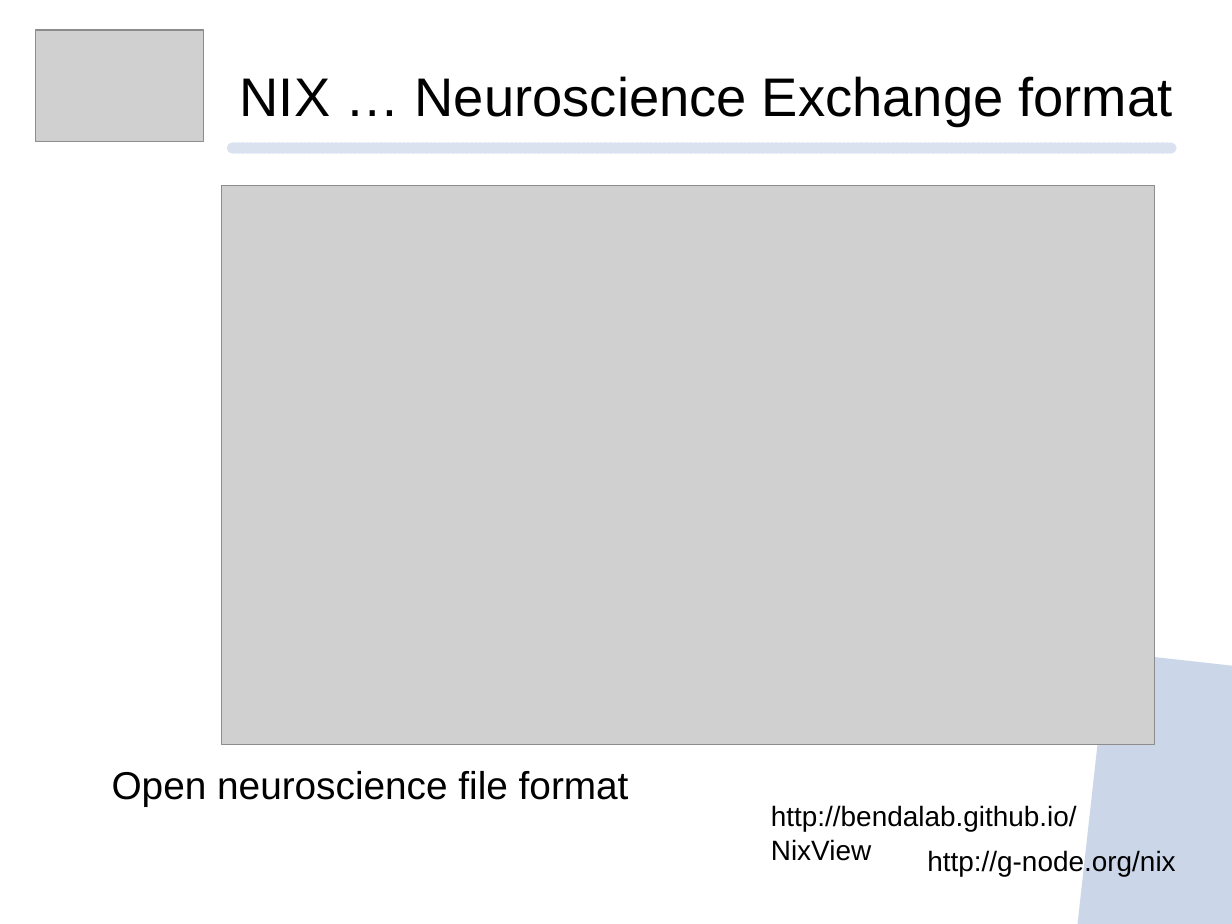
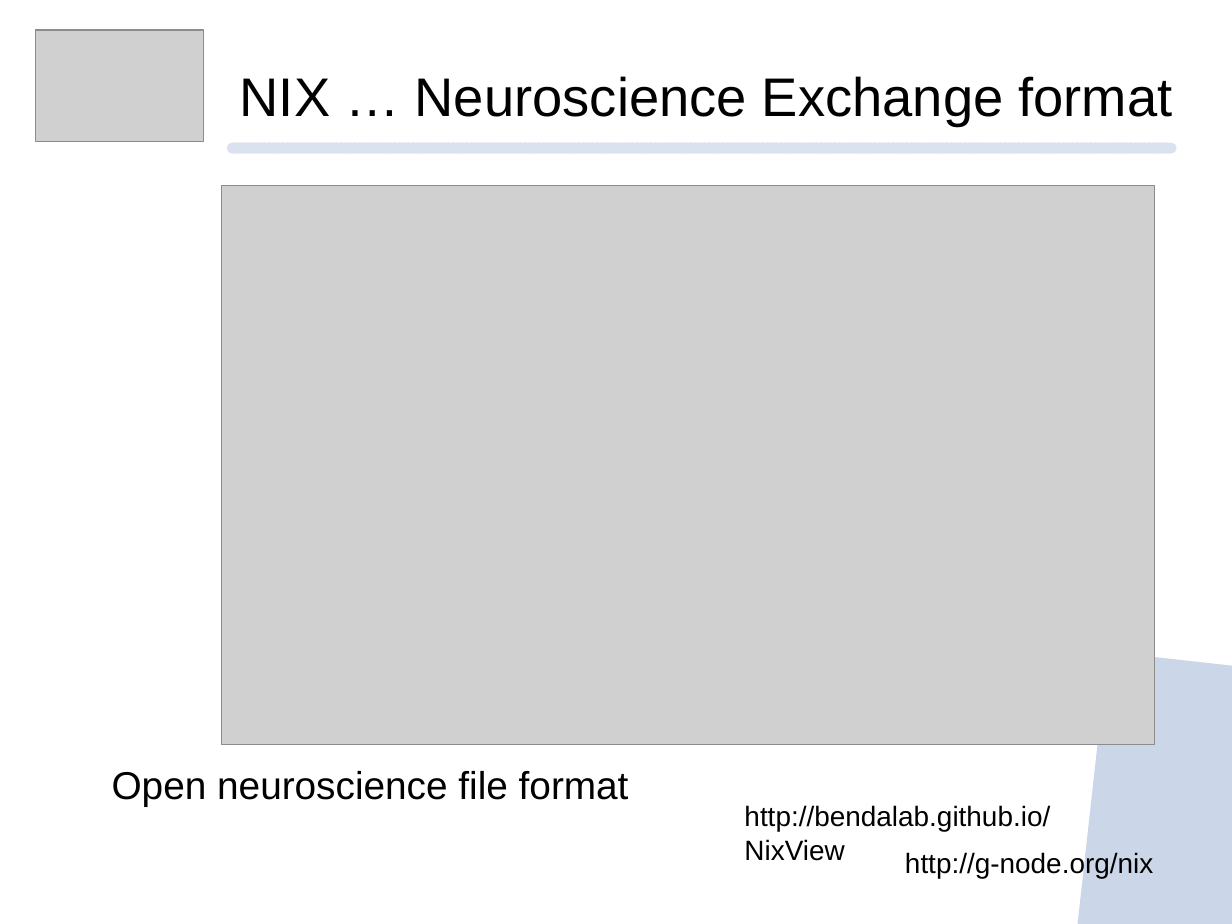
Before and after one commit to mpsonntag/prespost, a slide deck: slide 7 of 202009_BCCN_online/202009_BCCN_Online_conference.odp (slide 6 before the commit). Drawn at 1232x924 pixels with LibreOffice and Linux fonts; fonts in the diff are those of the drawing; grey boxes stand for pictures; background and template pictures are left out. Boxes give left, top, right and bottom in pixels: in the first picture for what was removed or moved away, otherwise in the second. Text is boxed around its words. In the diff, an @@ line names an element or a change of style, - is before the commit and + after.

```diff
--- a/202009_BCCN_online/202009_BCCN_Online_conference.odp
+++ b/202009_BCCN_online/202009_BCCN_Online_conference.odp
@@ text "http://bendalab.github.io/NixView": place and size @@
-text "http://bendalab.github.io/NixView" at [771,805,1077,861]
+text "http://bendalab.github.io/NixView" at [744,805,1050,861]
@@ text "http://g-node.org/nix": place and size @@
-text "http://g-node.org/nix" at [927,849,1175,876]
+text "http://g-node.org/nix" at [905,852,1153,879]
```
Also in this commit, not shown: 9 other slides changed, 1 slide added.
